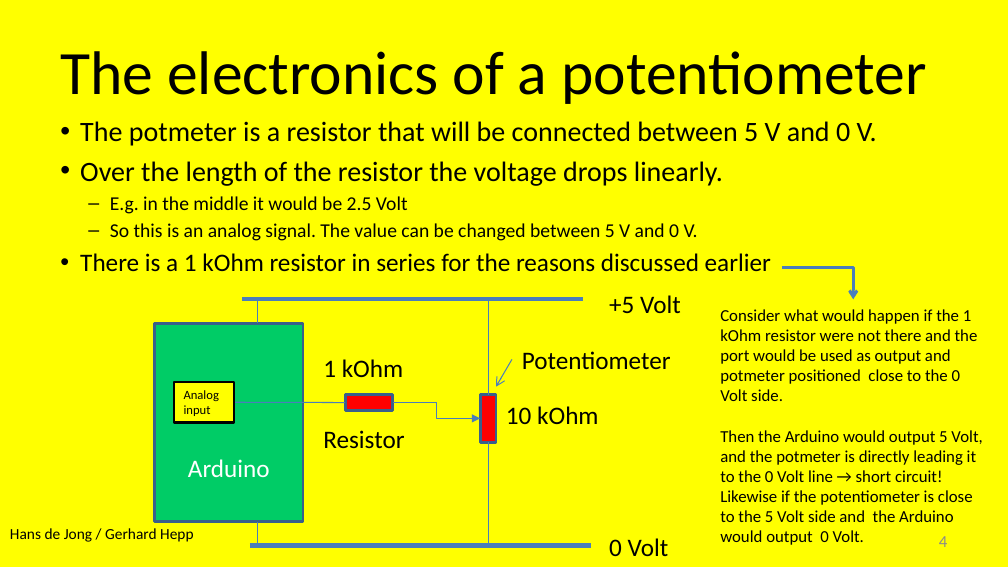
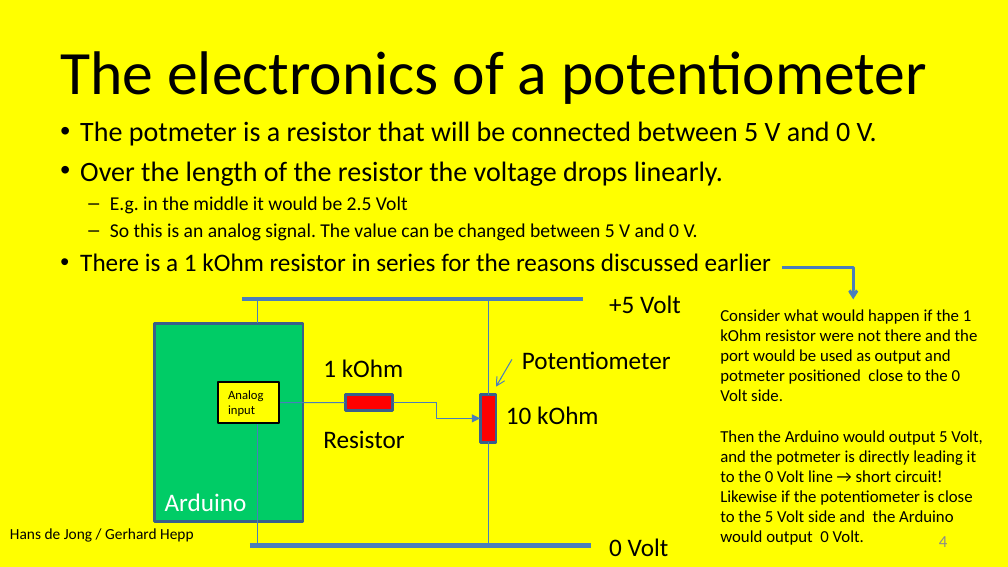
Before and after one commit to hansdejongehv/scratchClient-Tutorials, a slide deck: slide 4 of scratchClientTutorial/UK---English/UK - 2 - scratchCl Intermediate Tutorial.pptx. Drawn at 1008x567 pixels with LibreOffice and Linux fonts; fonts in the diff are those of the drawing; background and template pictures are left out. Boxes give left, top, right and bottom in pixels: in the first picture for what was removed or moved away, otherwise in the second. Text is boxed around its words. In the diff, an @@ line names an element or a change of style, - is before the commit and + after.

```diff
--- a/scratchClientTutorial/UK---English/UK - 2 - scratchCl Intermediate Tutorial.pptx
+++ b/scratchClientTutorial/UK---English/UK - 2 - scratchCl Intermediate Tutorial.pptx
@@ rectangle "Arduino" at box(155, 324, 303, 522): alignment centre to left; vertical alignment middle to bottom @@
@@ rectangle "Analog input": place and size @@
-rectangle "Analog input" at box(173, 382, 234, 422)
+rectangle "Analog input" at box(219, 382, 279, 422)
@@ line moved from (258, 545) - (258, 521) to (258, 545) - (258, 418) @@
@@ line moved from (346, 402) - (234, 402) to (346, 402) - (278, 402) @@
```
Also in this commit, not shown: 9 other slides changed, 2 other files.
